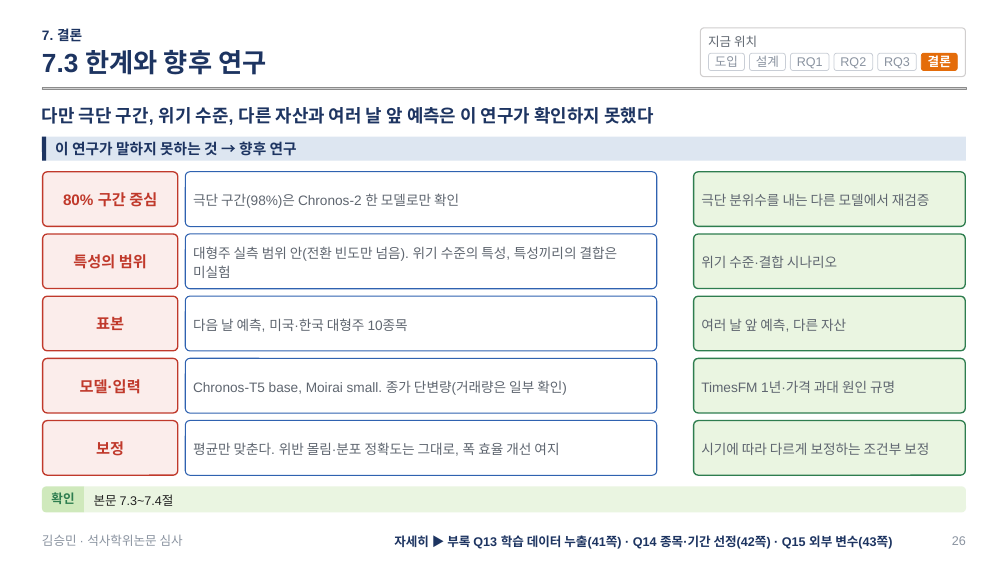
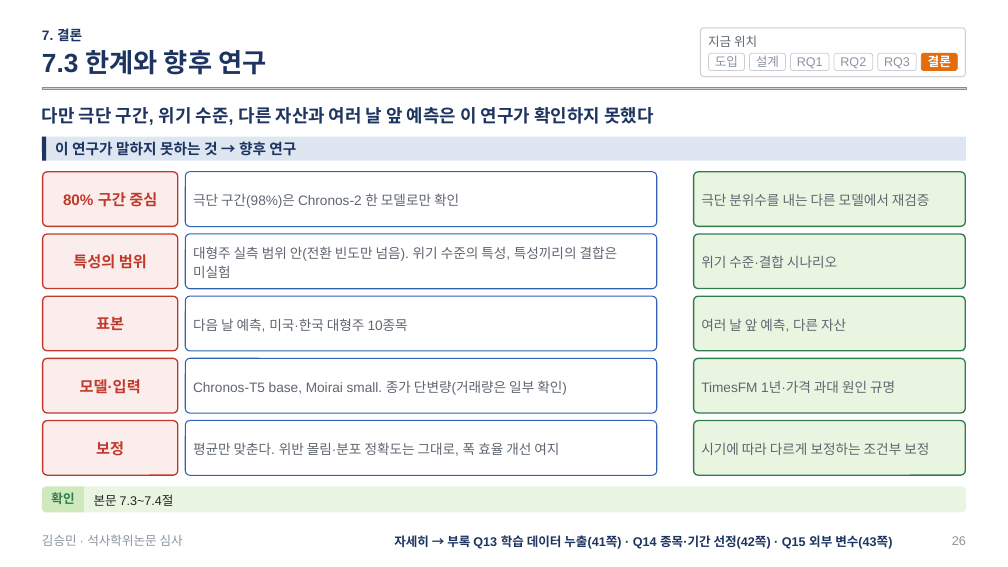
Before and after one commit to sapzzil/Master-thesis, a slide deck: slide 26 of 05_논문작성/석사학위논문 심사 발표.pptx. Drawn at 1008x567 pixels with LibreOffice and Linux fonts; fonts in the diff are those of the drawing; grey boxes stand for pictures; background and template pictures are left out. Boxes give left, top, right and bottom in pixels: in the first picture for what was removed or moved away, otherwise in the second. Text is boxed around its words. In the diff, an @@ line names an element or a change of style, - is before the commit and + after.

```diff
--- a/05_논문작성/석사학위논문 심사 발표.pptx
+++ b/05_논문작성/석사학위논문 심사 발표.pptx
@@ text at <box>394,535,892,549</box>: text changed @@
-자세히 ▶ 부록 Q13 학습 데이터 누출(41쪽) · Q14 종목·기간 선정(42쪽) · Q15 외부 변수(43쪽)
+자세히 → 부록 Q13 학습 데이터 누출(41쪽) · Q14 종목·기간 선정(42쪽) · Q15 외부 변수(43쪽)
```
Also in this commit, not shown: 35 other slides changed, 1 other file.
